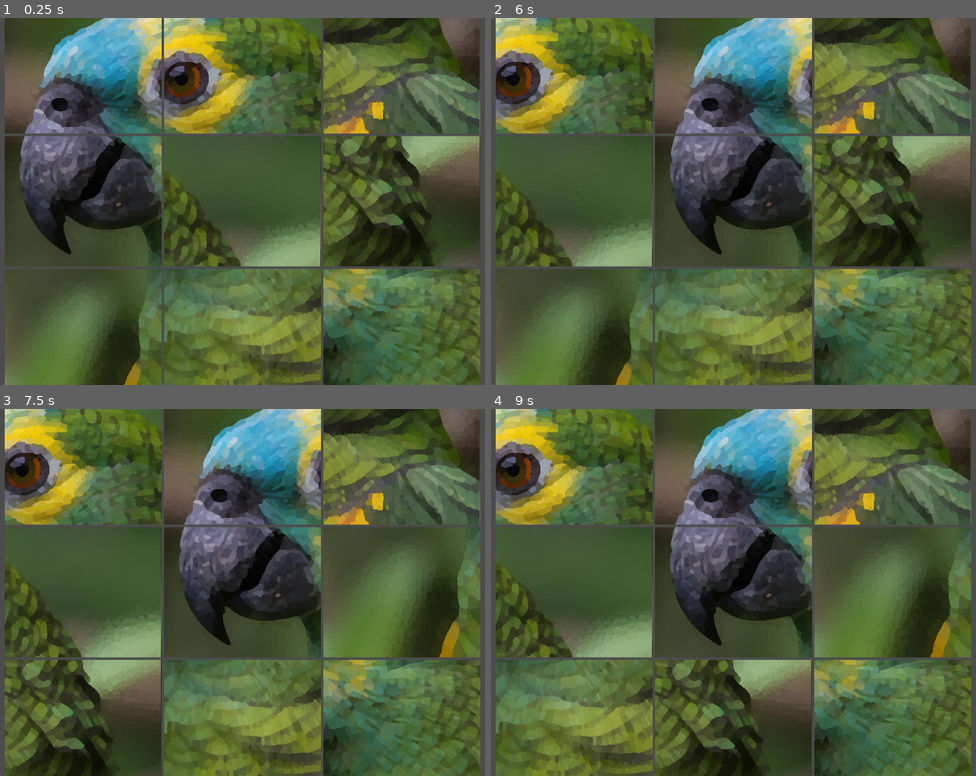
Above: before the commit, frames 1-4 (two rows, left to right).
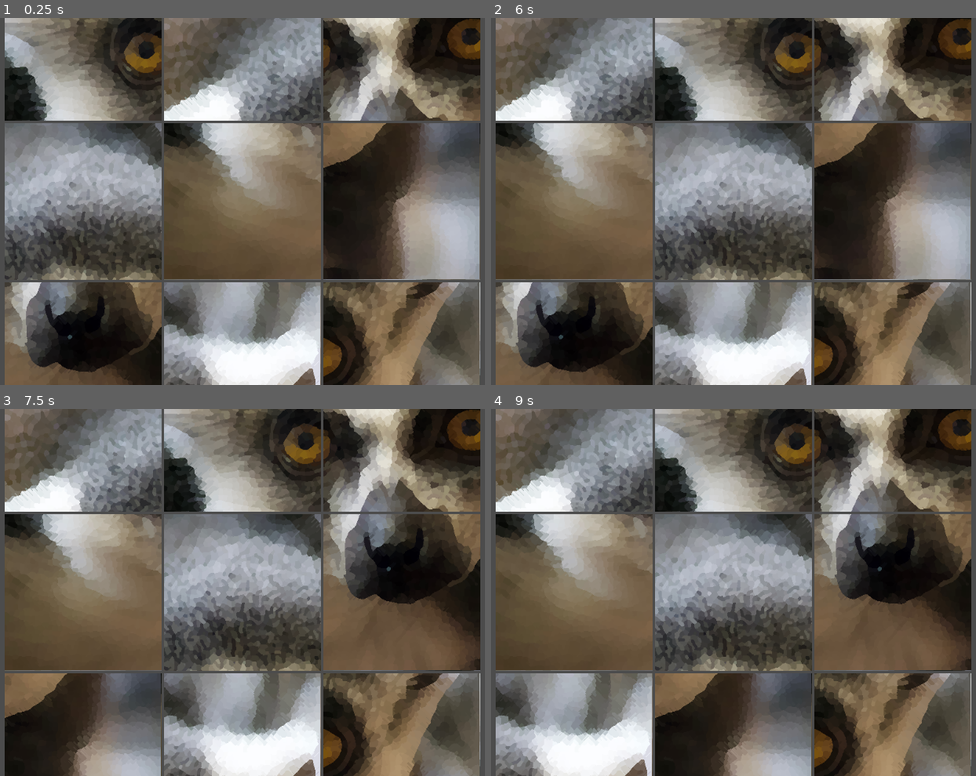
Above: after the commit, the same moments.

Repository: pheamit/shuffle
Game: Godot game, scene res://scenes/main.tscn
The game is run twice, just before and just after one commit, with the same random seed, the same clock (stepped at 60 frames per second) and the same inputs.
Inputs (mouse positions are in pixels of both pictures, inside the frame that each line leads up to; where the layout moved, square brackets give the same spot in the first picture):
- Up to frame 1 (0.25 s): no input
- Up to frame 2 (6 s): click (573, 43) [573, 69] at 0.5 s; click (733, 69) at 1.27 s; click (573, 69) at 2.02 s; click (573, 43) at 2.77 s; click (893, 69) at 3.52 s; click (893, 43) at 4.27 s; click (573, 201) at 5.02 s; click (733, 201) at 5.77 s
- Up to frame 3 (7.5 s): click (402, 592) at 6.52 s; click (82, 724) at 7.27 s
- Up to frame 4 (9 s): click (573, 750) at 8.02 s; click (733, 724) at 8.77 s

The runs differ from the first frame. In frame 1, 88% of the frame differs, in the area x 0-100%, y 0-100%; in frame 2, 88%; in frame 3, 89%; in frame 4, 89%.

Commit message:
Tidy up comments

Diff:
--- a/scripts/main.gd
+++ b/scripts/main.gd
@@ -3,17 +3,18 @@
 var swap = []
 var buttons = []
 var textures = []
+var sliced_textures = []
 export var columns = 3
 
 func _ready():
 	$GridContainer.columns = columns
 	randomize()
-	load_images("res://assets/img/")
-	textures.shuffle()
+	textures = load_textures("res://assets/img/")
+	sliced_textures = prep_sliced_textures(textures)
+	print(sliced_textures)
 	var button_scene = preload("res://scenes/button.tscn")
 
-#	tex.set_size_override(Vector2(255, 255))
-	var tex_slices: Array = slice_texture(textures[0], columns, columns)
+	var tex_slices: Array = sliced_textures[0]
 
 	for i in tex_slices.size():
 		var button_instance = button_scene.instance()
@@ -22,7 +23,7 @@
 		button_instance.connect("pressed", self, "button_pressed", [button_instance])
 		buttons.append(button_instance)
 
-	# Randomize the slices
+	# Randomize buttons
 	buttons.shuffle()
 
 	for button in buttons:
@@ -33,14 +34,11 @@
 		var idx_a = swap[0].get_index()
 		var idx_b = button.get_index()
 		$GridContainer.move_child(swap[0], idx_b)
-#		print("move ", swap[0].number, " to index ", idx_b)
 		$GridContainer.move_child(button, idx_a)
-#		print("move ", button.number, " to index ", idx_a)
 		swap.clear()
 		if is_solved():
 			victory()
 	else:
-#		print("append ", button.number, " to swap array")
 		swap.append(button)
 
 func mediator(value, property):
@@ -83,23 +81,26 @@
 	tween.tween_method(self, "mediator", 8.0, 0.0, 1, ["vseparation"]).set_trans(trans)
 	tween.parallel().tween_method(self, "mediator", 8.0, 0.0, 1, ["hseparation"]).set_trans(trans)
 
-func load_images(path):
+func load_textures(path: String) -> Array:
+	var result = []
 	var dir = Directory.new()
 	if dir.open(path) == OK:
 		dir.list_dir_begin()
 		var file_name = dir.get_next()
 		while file_name != "":
 			if !dir.current_is_dir() && !file_name.ends_with("import"):
-				textures.append(prep_tex(path + file_name))
+				result.append(prep_tex(path + file_name))
 			file_name = dir.get_next()
 	else:
 		print("An error occurred when trying to access the path.")
+	return result
 
 func prep_tex(path: String) -> ImageTexture:
 	var tex: ImageTexture = ImageTexture.new()
 	var image: Image = Image.new()
 	image.load(path)
 	tex.create_from_image(image)
+#	tex.set_size_override(Vector2(255, 255))
 	return tex
 
 func prep_sliced_textures(textures: Array) -> Array:
